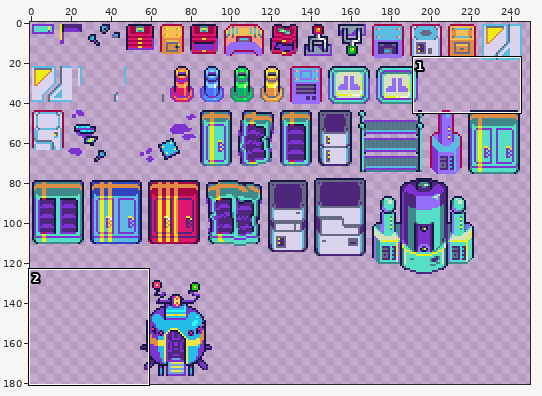
Sprite sheet, stored at Assets/Art Assets/Props/sheet_props.png. Above, an overview of the earlier version with the close-up marked.
Close-up. Earlier state:
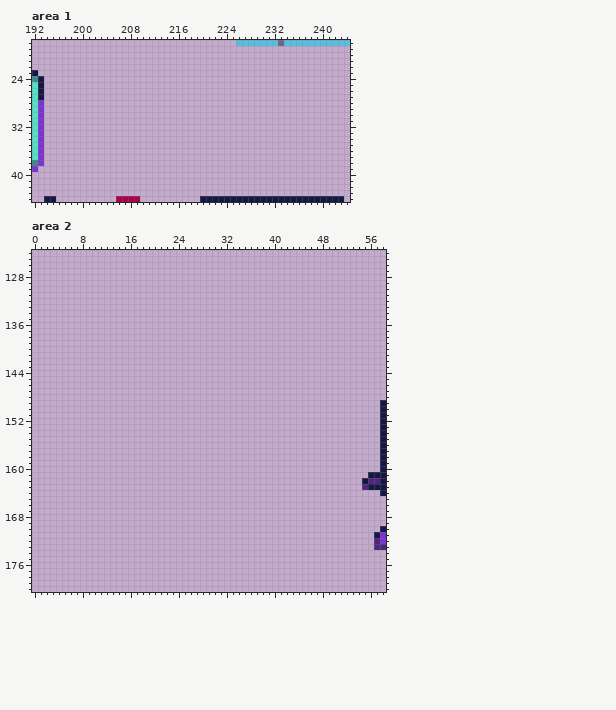
The file is 256x256 pixels. Colours within 5 levels of each other are drawn and written as one. Shown: area 1: x 192..244, y 18..44; area 2: x 0..58, y 124..180. The old version is drawn lined up with the new one. The wide view leaves out empty margins.
After:
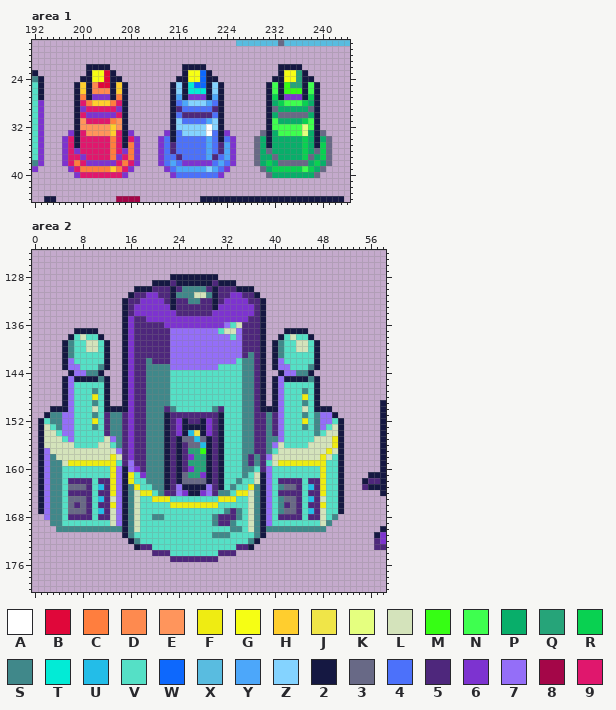
Palette (. is transparent): A #ffffff  B #e0073a  C #ff7e3e  D #fe8a4f  E #ff955c  F #efec12  G #f6fe14  H #ffce2e  J #f0e548  K #e5ff7f  L #d4e3bb  M #36fe14  N #3eff4f  P #08ae6a  Q #26a479  R #09d151  S #40888a  T #02ebd6  U #23bde8  V #55e0c6  W #0d68fd  X #59bce0  Y #4ca7fa  Z #84d3ff  2 #151842  3 #686986  4 #4c71fa  5 #4e277c  6 #7d33d0  7 #946ef8  8 #a40648  9 #e0176d
What changed:
drawings rearranged on the sheet (the old picture shows each at its new place)
Area 1:
y 22: x 201..204 .... -> 2222; x 217..220 .... -> 2222; x 233..236 .... -> 2222
y 23: x 201..205 ..... -> 2GGB2; x 217..221 ..... -> 2GGW2; x 233..237 ..... -> 2GGQ2
y 24: x 200..206 ....... -> 22GGB22; x 216..222 ....... -> 22GGW22; x 232..238 ....... -> 22GGQ22
y 25: x 199..207 ......... -> 2H2DBB2H2; x 215..223 ......... -> 2Z2TWW2Z2; x 231..239 ......... -> 2N2MQQ2N2
y 26: x 199..207 ......... -> 2H2DDD2H2; x 215..223 ......... -> 2Z2TTT2Z2; x 231..239 ......... -> 2N2MMM2N2
y 27: x 199..207 ......... -> 2C26662C2; x 215..223 ......... -> 2Y26662Y2; x 231..239 ......... -> 2R26662R2
y 28: x 199..207 ......... -> 29CHHHC92; x 215..223 ......... -> 24YZZZY42; x 231..239 ......... -> 2PRNNNRP2
y 29: x 199..207 ......... -> 269999962; x 215..223 ......... -> 254444452; x 231..239 ......... -> 23PPPPP32
y 30: x 199..207 ......... -> 296666692; x 215..223 ......... -> 245555542; x 231..239 ......... -> 2P33333P2
y 31: x 199..207 ......... -> 2E9999CE2; x 215..223 ......... -> 2Z4444YZ2; x 231..239 ......... -> 2NPPPPRN2
y 32: x 199..207 ......... -> 2EEEEEHE2; x 215..223 ......... -> 2ZZZZZAZ2; x 231..239 ......... -> 2NNNNNKN2
y 33: x 198..208 ........... -> 629EEEEH926; x 214..224 ........... -> 624ZZZZA426; x 230..240 ........... -> 32PNNNNKP23
y 34: x 197..209 ............. -> 69299999C9296; x 213..225 ............. -> 64244444Y4246; x 229..241 ............. -> 3P2PPPPPRP2P3
y 35: x 197..209 ............. -> 69299999C92C6; x 213..225 ............. -> 64544444Y45Y6; x 229..241 ............. -> 3P2PPPPPRP2R3
y 36: x 197..209 ............. -> 69699999C96C6; x 213..225 ............. -> 64544444Y45Y6; x 229..241 ............. -> 3P3PPPPPRP3R3
y 37: x 197..209 ............. -> 69969999C69C6; x 213..225 ............. -> 64454444Y54Y6; x 229..241 ............. -> 3PP3PPPPR3PR3
y 38: x 197..209 ............. -> 69C9666669C96; x 213..225 ............. -> 64Y4666664Y46; x 229..241 ............. -> 3PRP33333PRP3
y 39: x 198..208 ........... -> 69CCCCCHC96; x 214..224 ........... -> 64YYYYYZY46; x 230..240 ........... -> 3PRRRRRNRP3
y 40: x 199..207 ......... -> 699999996; x 215..223 ......... -> 644444446; x 231..239 ......... -> 3PPPPPPP3
Area 2:
y 128: x 23..30 ........ -> 22222222
y 129: x 20..33 .............. -> 22252222225222
y 130: x 17..36 .................... -> 22255525SSSS52555222
y 131: x 16..37 ...................... -> 25566552SSSLLS25566552
y 132: x 15..38 ........................ -> 25566665255SS55256666552
y 133: x 15..38 ........................ -> 256666662555555266666652
y 134: x 15..38 ........................ -> 256666666555555666666652
y 135: x 15..38 ........................ -> 265566666666666666666552
y 136: x 15..38 ........................ -> 265555566666666667VL5552
y 137: x 7..10 .... -> 2222; x 15..38 ........................ -> 2655555577777777VLL75552; x 42..45 .... -> 2222
y 138: x 6..11 ...... -> 2VLVV2; x 15..38 ........................ -> 265555557777777777V75552; x 41..46 ...... -> 2VLVV2
y 139..140: x 5..12 ........ -> 2SVVLLV2; x 15..38 ........................ -> 265555557777777777775552; x 40..47 ........ -> 2SVVLLV2
y 141: x 5..12 ........ -> 2SVVVVV2; x 15..38 ........................ -> 265555557777777777775S52; x 40..47 ........ -> 2SVVVVV2
y 142: x 5..12 ........ -> 27VVVVV2; x 15..38 ........................ -> 2655S55577777777777VSS52; x 40..47 ........ -> 27VVVVV2
y 143: x 5..12 ........ -> 277VVVS2; x 15..38 ........................ -> 2655SSSS77777777VVVVSS52; x 40..47 ........ -> 277VVVS2
y 144: x 6..11 ...... -> 277SS2; x 15..38 ........................ -> 2655SSSSVVVVVVVVVVVVSS52; x 41..46 ...... -> 277SS2
y 145: x 5..12 ........ -> 272222S2; x 15..38 ........................ -> 2655SSSSVVVVVVVVVVVVSS52; x 40..47 ........ -> 272222S2
y 146: x 5..12 ........ -> 27VVVVV2; x 15..38 ........................ -> 2655SSSSVVVVVVVVVVVVSS52; x 40..47 ........ -> 27VVVVV2
y 147: x 5..12 ........ -> 27VVVSV2; x 15..38 ........................ -> 2655SSSSVVVVVVVVVVVVSS52; x 40..47 ........ -> 27VVVSV2
y 148: x 5..12 ........ -> 27VVVFV2; x 15..38 ........................ -> 2655SSSSVVVVVVVVVVVVSS52; x 40..47 ........ -> 27VVVFV2
y 149: x 5..12 ........ -> 27VVVSV2; x 15..38 ........................ -> 2655SSSSVVVVVVVVVVVVSS52; x 40..47 ........ -> 27VVVSV2
y 150: x 3..49 ............................................... -> 2227VVVLV2222655SSS5SVVVVVVS5VVVSS52227VVVLV222
y 151: x 2..50 ................................................. -> 2SS77VVVSV5SS5655SSS2555555552VVVSS55S57VVVSVS772
y 152: x 1..51 ................................................... -> 2VSS77VVVFV5SS5655SSS2562552652VVVSS55S57VVVFVS77V2
y 153: x 1..51 ................................................... -> 2LVS77VVVSV5SS5655SSS2562222652VVVSS55S57VVVSVS7VL2
y 154: x 1..51 ................................................... -> 2LLV77VVVVV5SS5655SSS2562UJ2652VVVSS55S57VVVVVSVLL2
y 155: x 1..51 ................................................... -> 2LLLV7VVVVVL7S5655SSS25233U3252VVVSS55SS7VVVVVLLLF2
y 156: x 1..51 ................................................... -> 2LLLLLVVVVLLVS5655SSS252533U252VVVSS55S7LVVVVLLLLF2
y 157: x 1..51 ................................................... -> 27LLLLLLLLLLL75655SSS2525QQM252VVVSS55SVLLLLLLLLFL2
y 158: x 1..51 ................................................... -> 27SLLLLLLLLLFL5655SSS25256QQ252VVVS5S57LLLLLLLLFLV2
y 159: x 1..51 ................................................... -> 27SSLFFFFFFFFV5755SSS2525QQQ252VVVS5S5VLFFFFFFFFVV2
y 160: x 1..51 ................................................... -> 27SSVVVVVVVVF72765SSS25256QQ252VVVSSV57VVVVVVVVFVV2
y 161: x 1..51 ................................................... -> 27SSVVVVVVVVF72FV6SSS2523QQ6252VVVSVL27VVVVVVVVFVV2
y 162: x 1..51 ................................................... -> 27SSV5555V55F72FVVSSS2523333252VVSVVL27V5555V55FVV2
y 163: x 1..51 ................................................... -> 27SSV3335VU5F72SFVVSS2572222752VSVVFS27VS335VU5FVV2
y 164: x 1..51 ................................................... -> 27SSV5555V55F72SLFFVS557622675SSVFFLS27V5555V55FVV2
y 165: x 1..51 ................................................... -> 27SSV3335VU5L72SLVVFFFVVVVVVVVFFFVVLS27VS335VU5LVV2
y 166: x 1..51 ................................................... -> 27SSV3535V55F72SLVVVVVFFFFFFFFVVVVVLS27VS535V55FVV2
y 167: x 1..51 ................................................... -> 27SSV3335VU5L72SLVVVVVVVVVVVVVVS5SVLS27VS335VU5LVV2
y 168: x 2..50 ................................................. -> 7SSV5555V55L72SLVVSSVVVVVVVVS555SVLS27V5555V55LVS
y 169: x 3..49 ............................................... -> SSVVVVVVVVL72SLVVVVVVVVVVVVS55SVVLS27VVVVVVVVLS
y 170: x 4..48 ............................................. -> SSSSSSSSSSS2SLVVVVVVVVVVVVVVVSSVLS2SSSSSSSSSS
y 171: x 15..38 ........................ -> 2SVVVVVVVVVVVVVSSSVVVVS2
y 172: x 16..37 ...................... -> 2SVVVVVVVVVVVVVVVVVVS2
y 173: x 17..36 .................... -> 255VVVVVVVVVVVVVV552
y 174: x 20..33 .............. -> 555VVVVVVVV555
y 175: x 23..30 ........ -> 55555555
Boxes around the changes in both close-ups, in picture pixels (x1, y1, x2, y2):
added: (62, 64, 140, 178)
added: (158, 64, 332, 178)
added: (38, 274, 344, 562)
